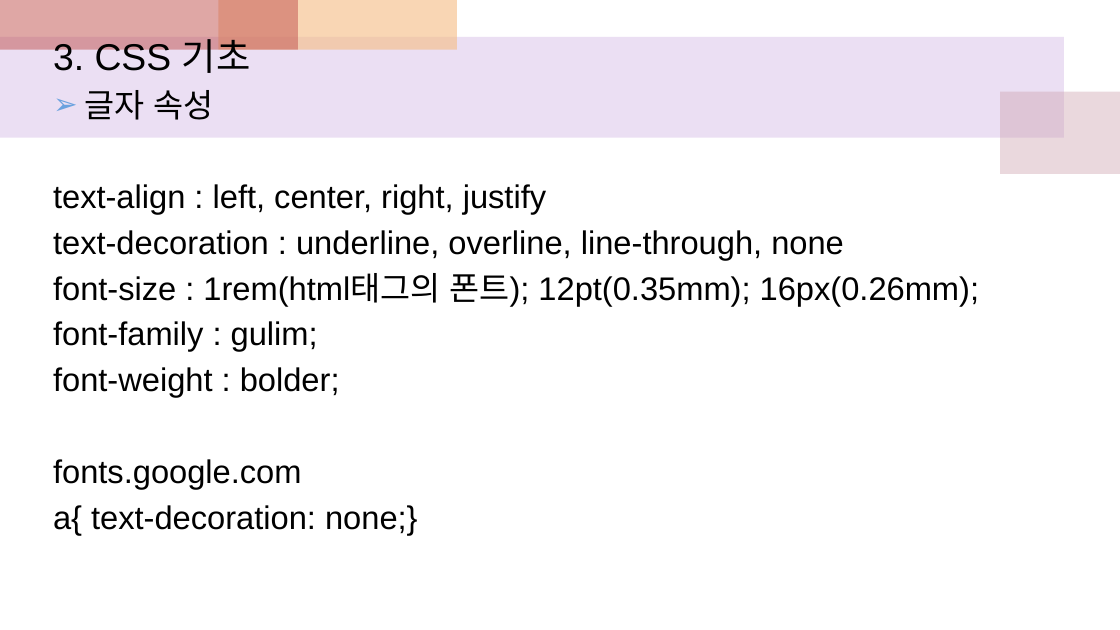
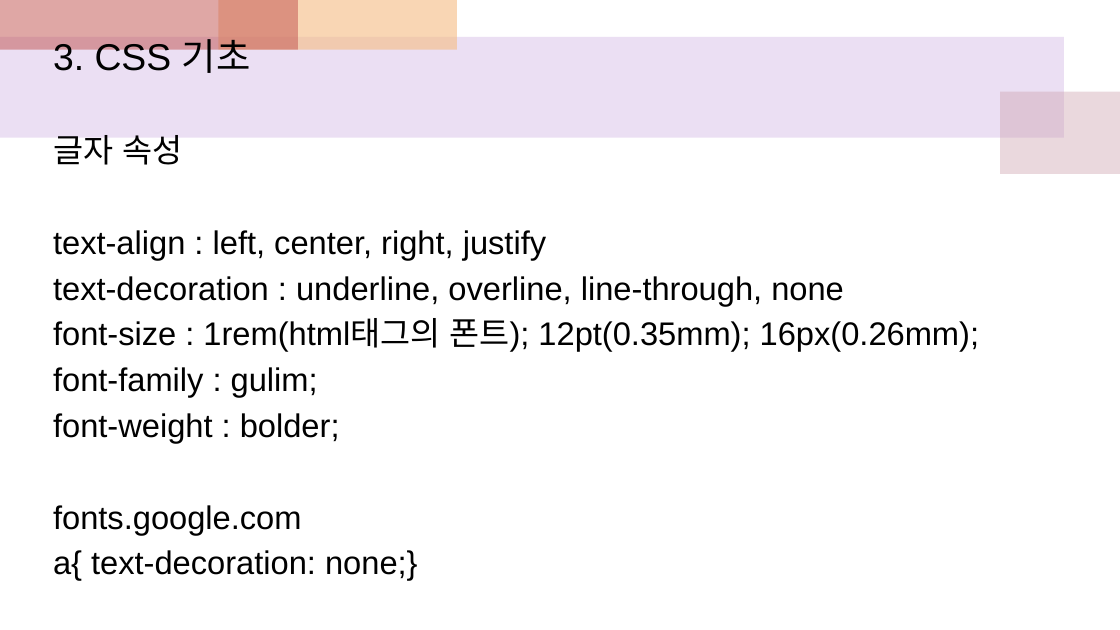
Before and after one commit to sonsungjong/html_css, a slide deck: slide 30 of htmlcss수업참고자료.pptx. Drawn at 1120x630 pixels with LibreOffice and Linux fonts; fonts in the diff are those of the drawing. Boxes give left, top, right and bottom in pixels: in the first picture for what was removed or moved away, otherwise in the second. Text is boxed around its words. In the diff, an @@ line names an element or a change of style, - is before the commit and + after.

```diff
--- a/htmlcss수업참고자료.pptx
+++ b/htmlcss수업참고자료.pptx
@@ text at box(53, 135, 182, 165): bullet ➢ to none @@
```
Also in this commit, not shown: 7 other slides changed, 12 slides added, 12 slides removed.
